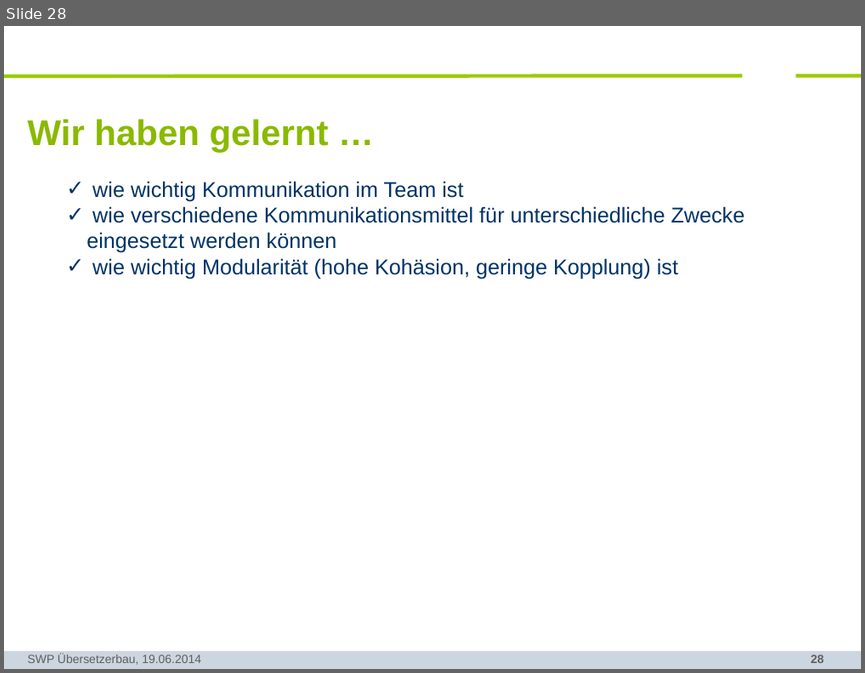
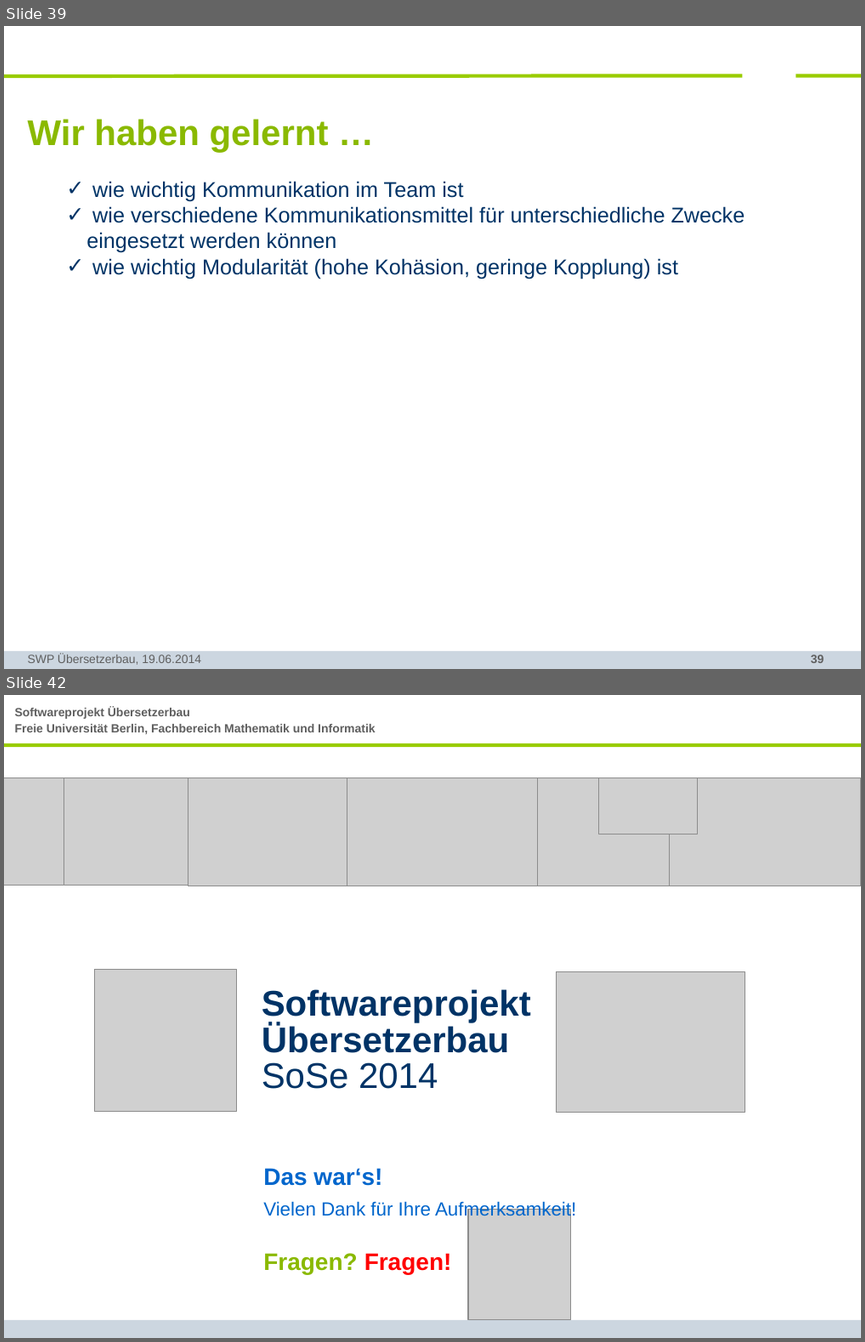
Before and after one commit to SWP-Ubau-SoSe2014-Haskell/SWPSoSe14, a slide deck: documentation/SWPSoSe14MS3.ppt. Shown one above the other, each under a label of ours: slide 28 before the commit, slides 39 and 42 after it; the slides between them are not shown. The pictures are 865x673 and 865x1342 pixels, drawn with LibreOffice and Linux fonts; fonts in the diff are those of the drawing; grey boxes stand for pictures; background and template pictures are left out. Boxes give left, top, right and bottom in pixels: in the first picture for what was removed or moved away, otherwise in the second. Text is boxed around its words. In the diff, an @@ line names an element or a change of style, - is before the commit and + after.

```diff
--- a/documentation/SWPSoSe14MS3.ppt
+++ b/documentation/SWPSoSe14MS3.ppt
@@ slide 42 added at (4, 695, 861, 1338), background #FFFFFF; not listed: 1 template element that a slide beside it also shows @@
@@ text added at (15, 706, 375, 734), 10 pt, text #5F5F5F, bold @@
+Softwareprojekt Übersetzerbau
+Freie Universität Berlin, Fachbereich Mathematik und Informatik
@@ line added from (861, 745) to (4, 745), #99CC00 3 pt @@
@@ picture added at (4, 778, 64, 885) @@
@@ picture added at (35, 778, 225, 885) @@
@@ picture added at (188, 778, 380, 885) @@
@@ picture added at (347, 778, 538, 885) @@
@@ picture added at (538, 778, 729, 885) @@
@@ picture added at (599, 778, 697, 834) @@
@@ picture added at (669, 778, 861, 886) @@
@@ picture added at (95, 970, 237, 1111) @@
@@ picture added at (556, 972, 744, 1112) @@
@@ title added at (262, 989, 531, 1089), 30 pt, text #003366, bold @@
+Softwareprojekt
+Übersetzerbau
+SoSe 2014
@@ subtitle added at (263, 1168, 576, 1274), 16 pt, text #0066CC @@
+Das war‘s!
+Vielen Dank für Ihre Aufmerksamkeit!
+Fragen? Fragen!
@@ picture added at (468, 1208, 571, 1320) @@
@@ what was slide 28 is now slide 39 @@
```
Also in this commit, not shown: 6 slides changed, 15 other slides added, 3 slides removed.
